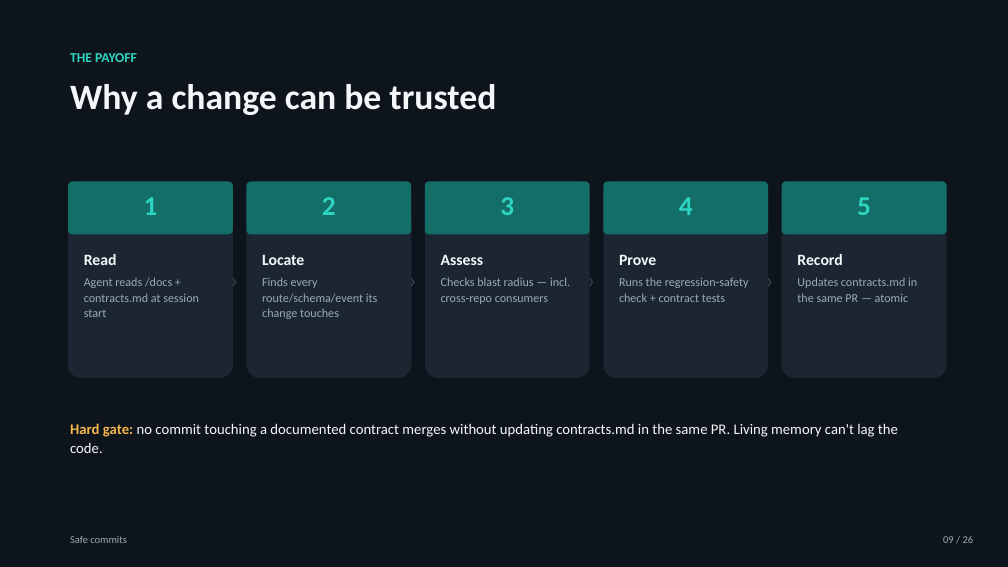
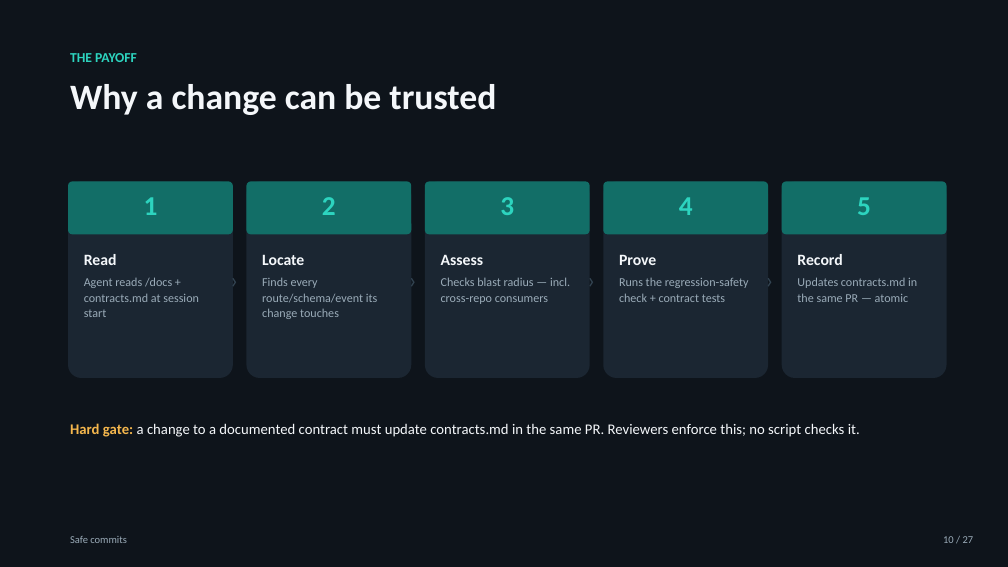
Before and after one commit to drewcurley/agentic-playbook, a slide deck: slide 10 of Agentic-Starter-Overview.pptx (slide 9 before the commit). Drawn at 1008x567 pixels with LibreOffice and Linux fonts; fonts in the diff are those of the drawing. Boxes give left, top, right and bottom in pixels: in the first picture for what was removed or moved away, otherwise in the second. Text is boxed around its words. In the diff, an @@ line names an element or a change of style, - is before the commit and + after.

```diff
--- a/Agentic-Starter-Overview.pptx
+++ b/Agentic-Starter-Overview.pptx
@@ text at (70,423,860,437): text changed @@
-Hard gate: no commit touching a documented contract merges without updating contracts.md in the same PR. Living memory can't lag the code.
+Hard gate: a change to a documented contract must update contracts.md in the same PR. Reviewers enforce this; no script checks it.
@@ text at (943,536,974,543): text changed @@
-09 / 26
+10 / 27
```
Also in this commit, not shown: 22 other slides changed, 1 slide added, 9 other files.
